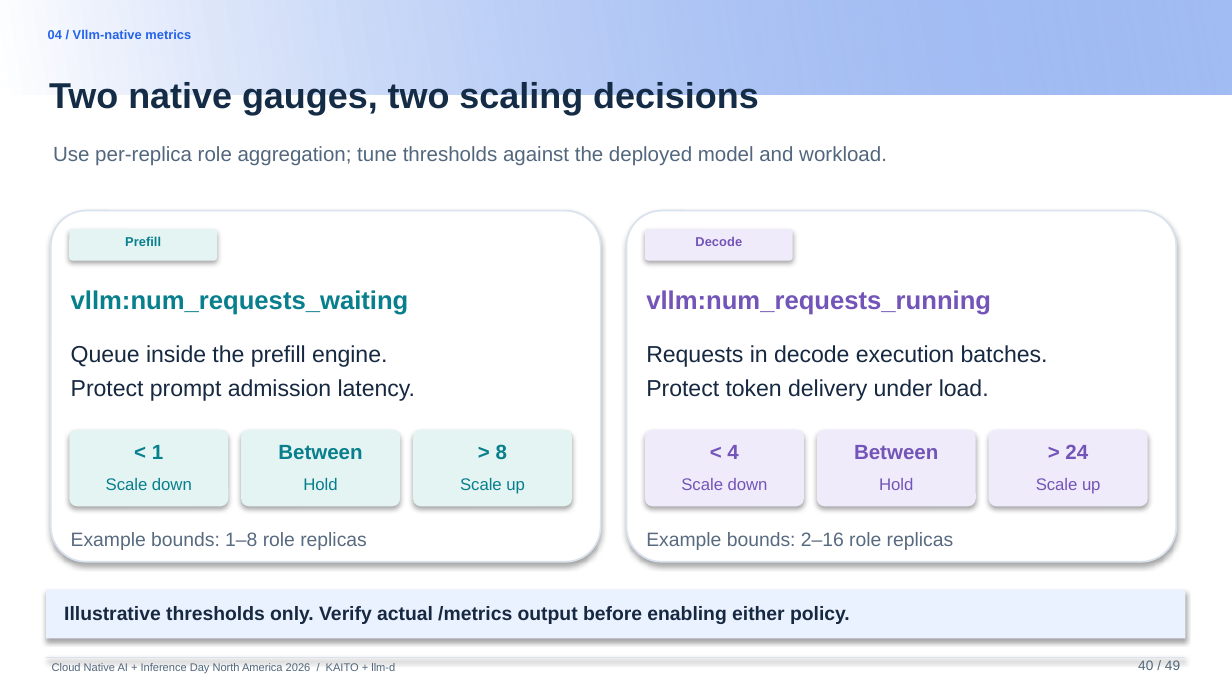
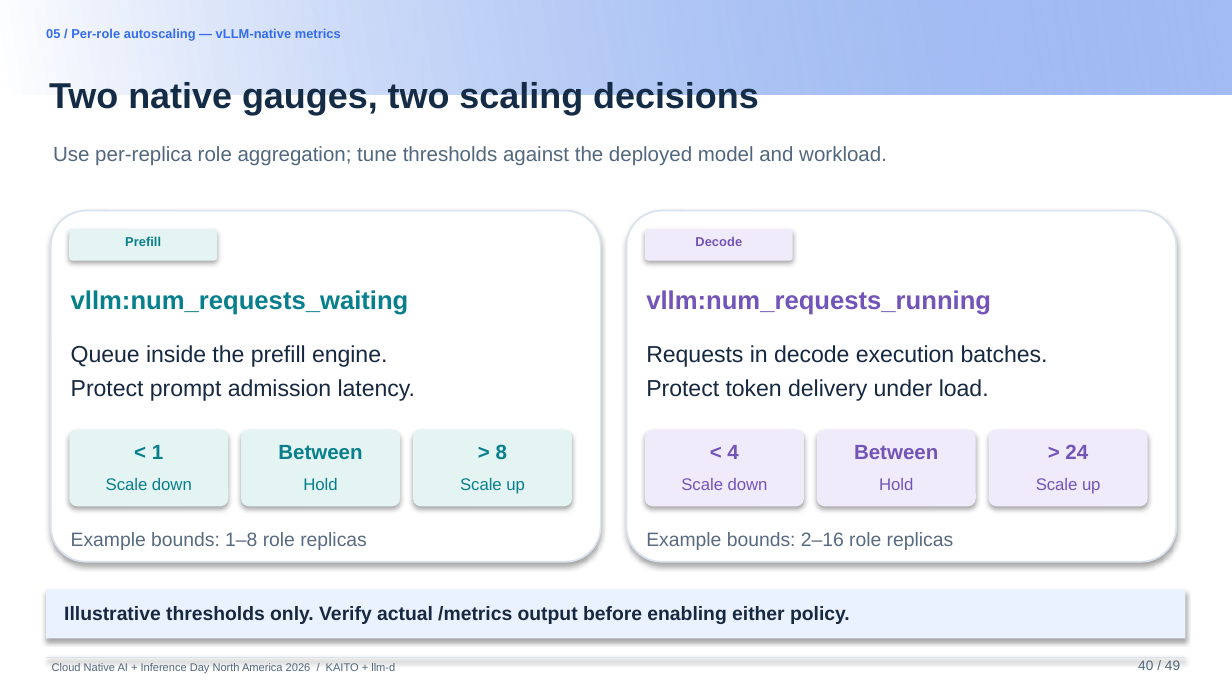
Before and after one commit to andyzhangx/demo, a slide deck: slide 39 of llm/pd-disaggregation/kubecon-na-2026-pd-disaggregation-kaito-llmd.pptx. Drawn at 1232x693 pixels with LibreOffice and Linux fonts; fonts in the diff are those of the drawing; background and template pictures are left out. Boxes give left, top, right and bottom in pixels: in the first picture for what was removed or moved away, otherwise in the second. Text is boxed around its words. In the diff, an @@ line names an element or a change of style, - is before the commit and + after.

```diff
--- a/llm/pd-disaggregation/kubecon-na-2026-pd-disaggregation-kaito-llmd.pptx
+++ b/llm/pd-disaggregation/kubecon-na-2026-pd-disaggregation-kaito-llmd.pptx
@@ text at bbox=[46, 28, 341, 41]: text changed; text colour #2563EB to #346CEC @@
-04 / Vllm-native metrics
+05 / Per-role autoscaling — vLLM-native metrics
```
Also in this commit, not shown: 30 other slides changed.
